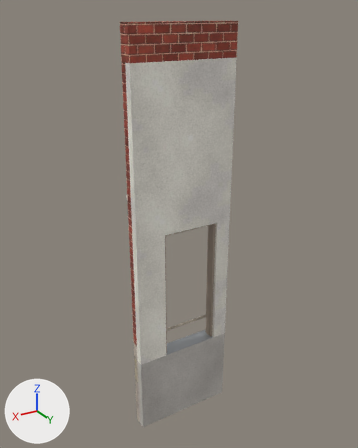
Before and after pictures for a commit that changed the glTF model kits/concha-acustica/pieces/b_door_l.glb.
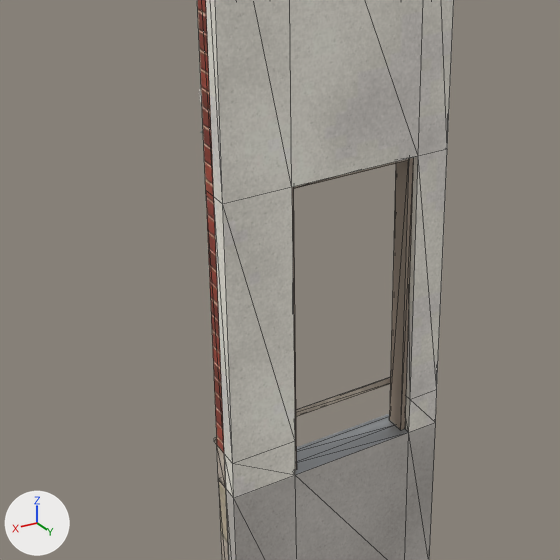
There are two pictures of each version: one whole from a 50 mm camera at (3.96, 6.44, 5.53) aimed at (0.05, -0.08, 2.28), one close up on the part from 12% to 77% of the width and 35% to 87% of the height. Lighting does not change. The marker at lower left points along +X, +Y and +Z. The older version's two pictures come first. The close-ups show mesh edges as thin lines. Vertices at exactly the same position are counted once.

Objects in the first close-up: 'b_door_l_brick', 'b_door_l_concrete', 'b_door_l_plaster', 'b_door_l_steel', 'b_door_l_stone', 'b_door_l_trim'.
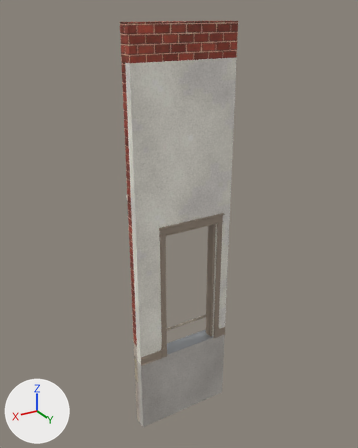
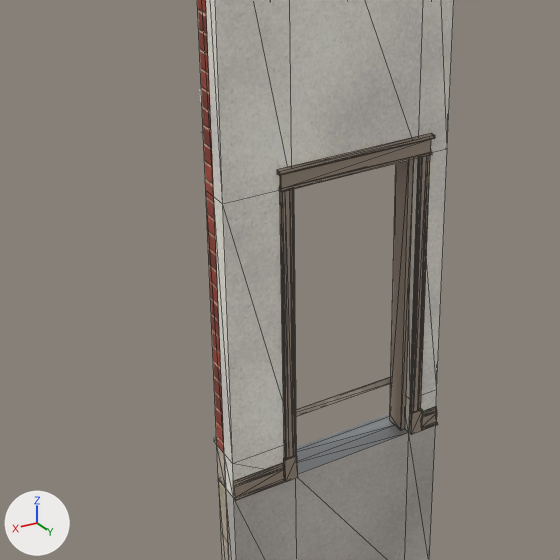
Changed parts and their boxes [x1, y1, x2, y2] in the close-ups (560 x 560 px):
'molduras', added: after [233, 133, 438, 501]
'b_door_l_trim', reshaped: before [292, 157, 414, 470]; after [293, 160, 414, 430]
part 1 of me_b_door_l_trim, built on: before [293, 157, 414, 470]; after [293, 160, 414, 430]

The change in detail:
me_b_door_l_trim is used by ob_b_door_l_trim; location (0.0, 0.0, 0.0).
me_b_door_l_trim had 20 vertices, 36 faces and spanned x -0.5..0.5, y 0.04..0.2, z 0.0..2.3.
me_b_door_l_trim now has 40 vertices, 76 faces and spans x -0.5..0.5, y 0.04..0.2, z 0.0..2.3.
Part 1, on me_b_door_l_trim:
23 faces are deleted.
20 vertices are added at x -0.46..0.46, y 0.04..0.2, z 0.0..2.26.
63 new faces join them.
Mesh me_molduras is new.
It has 122 vertices, 216 faces and spans x -0.75..1.0, y 0.25..0.29, z 0.0..2.45.
It uses material mat_trim (beige #a09181).
Object 'molduras' (ob_molduras) is new; it shows me_molduras.
Its location is (0.0, 0.0, 0.0).
